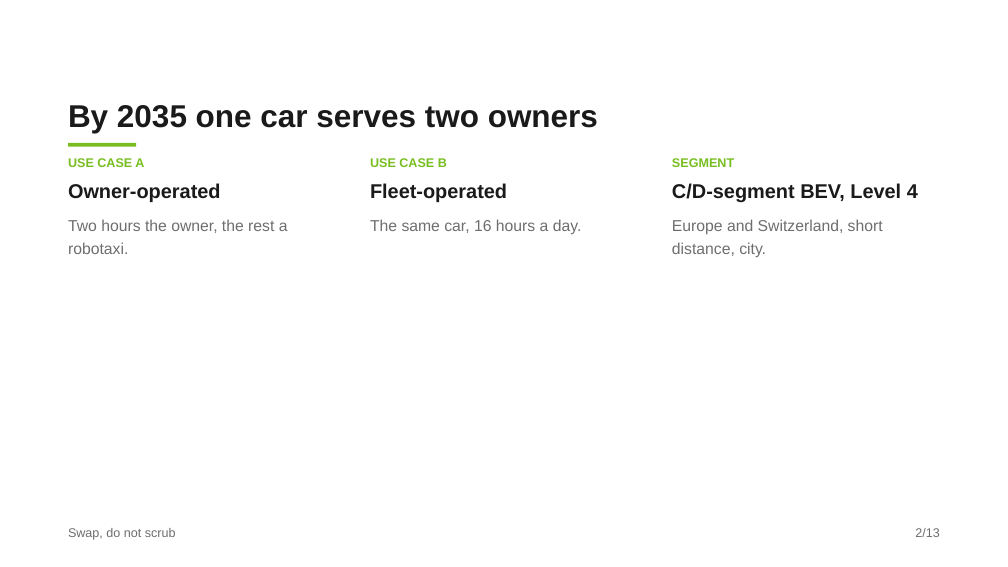
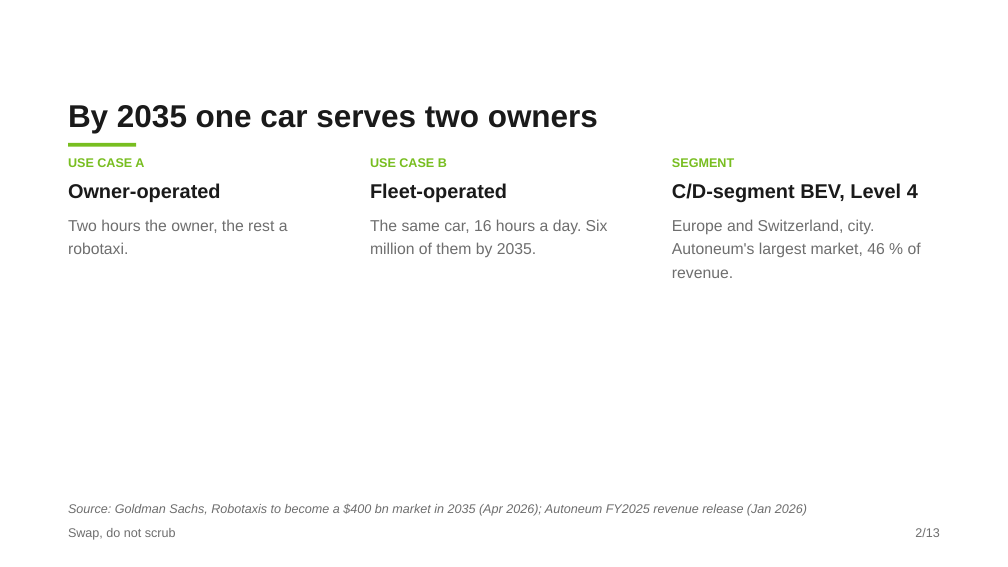
Before and after one commit to Maxlemore97/Autoneum-Challenge-2026, a slide deck: slide 2 of Praesentationen/midterm/Autoneum-Midterm_Team4.pptx. Drawn at 1008x567 pixels with LibreOffice and Linux fonts; fonts in the diff are those of the drawing. Boxes give left, top, right and bottom in pixels: in the first picture for what was removed or moved away, otherwise in the second. Text is boxed around its words. In the diff, an @@ line names an element or a change of style, - is before the commit and + after.

```diff
--- a/Praesentationen/midterm/Autoneum-Midterm_Team4.pptx
+++ b/Praesentationen/midterm/Autoneum-Midterm_Team4.pptx
@@ text at (370,219,608,257): text changed @@
-The same car, 16 hours a day.
+The same car, 16 hours a day. Six million of them by 2035.
@@ text at (672,219,921,278): text changed @@
-Europe and Switzerland, short distance, city.
+Europe and Switzerland, city. Autoneum's largest market, 46 % of revenue.
@@ text added at (68,504,807,516), 12 pt, text #6E6E6E, italic @@
+Source: Goldman Sachs, Robotaxis to become a $400 bn market in 2035 (Apr 2026); Autoneum FY2025 revenue release (Jan 2026)
```
Also in this commit, not shown: 5 other slides changed, 5 other files.
